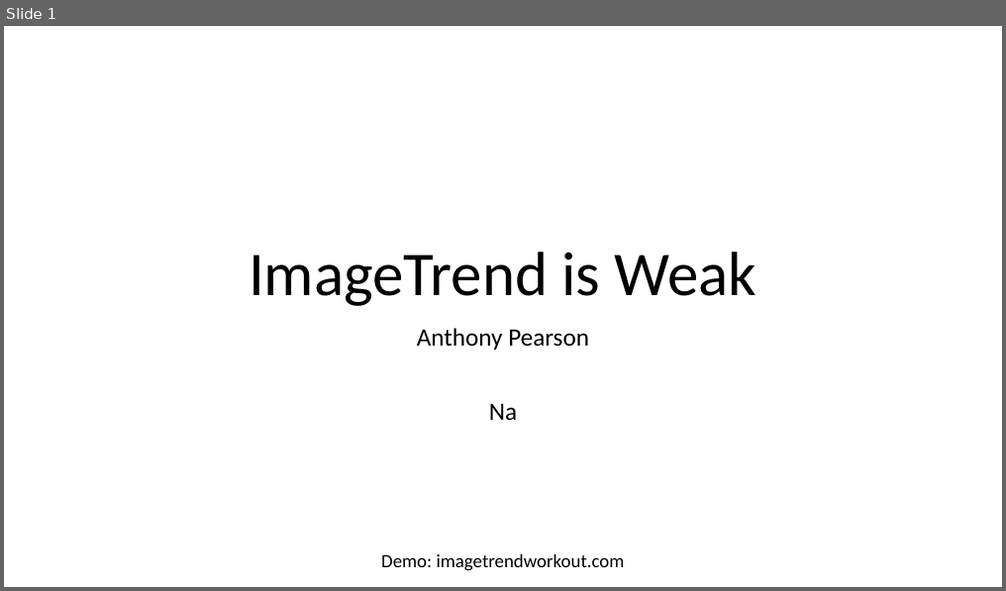
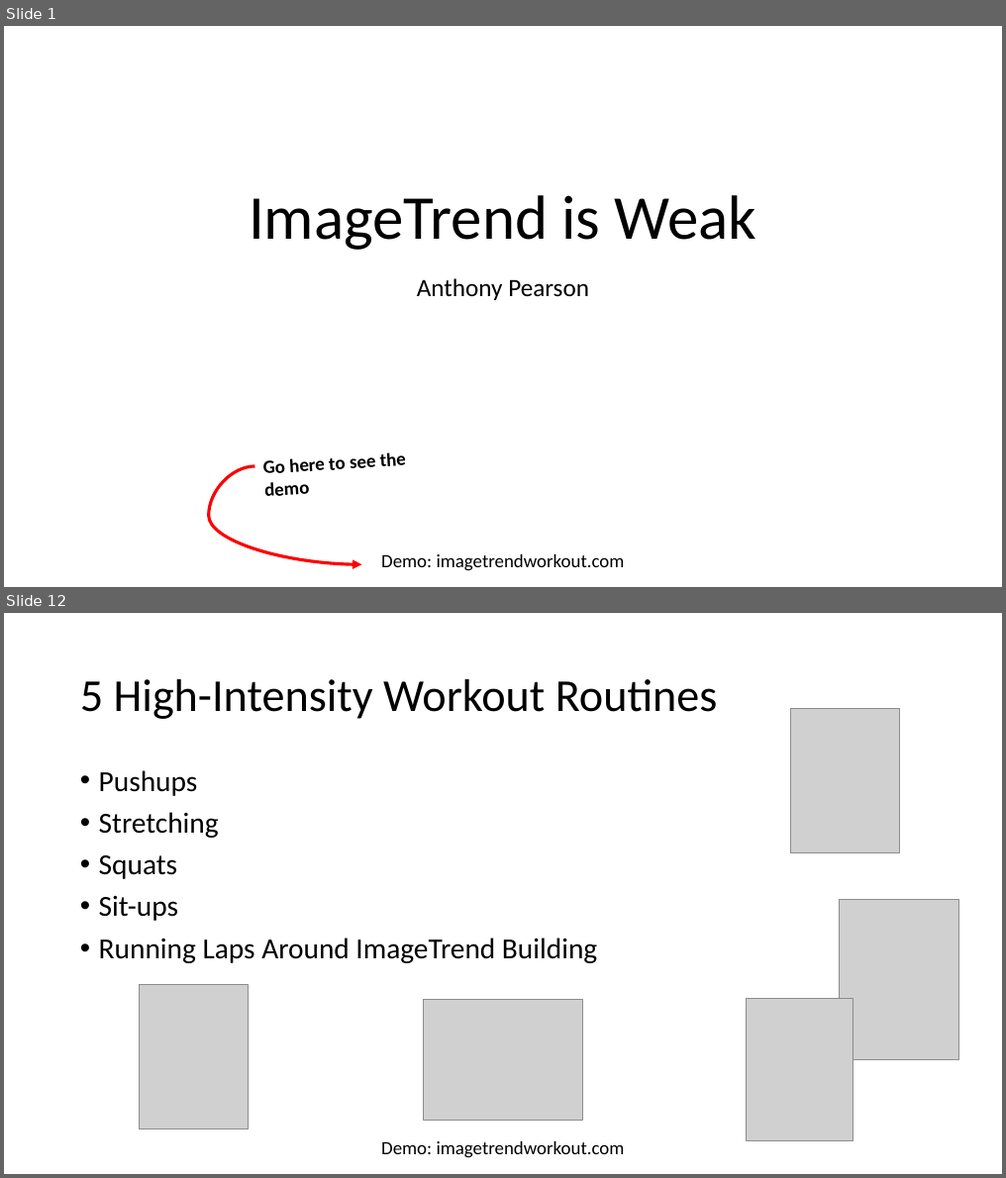
Before and after one commit to ajgoldenwings/imagetrendworkout, a slide deck: Presentation.pptx. Shown one above the other, each under a label of ours: slide 1 before the commit, slides 1 and 12 after it; the slides between them are not shown. The pictures are 1006x591 and 1006x1178 pixels, drawn with LibreOffice and Linux fonts; fonts in the diff are those of the drawing; grey boxes stand for pictures. Boxes give left, top, right and bottom in pixels: in the first picture for what was removed or moved away, otherwise in the second. Text is boxed around its words. In the diff, an @@ line names an element or a change of style, - is before the commit and + after.

```diff
--- a/Presentation.pptx
+++ b/Presentation.pptx
@@ slide 12 added at box(4, 613, 1002, 1174), background #FFFFFF; not listed: 1 template element that a slide beside it also shows @@
@@ title added at box(80, 679, 718, 719), 44 pt, text #000000 @@
+5 High-Intensity Workout Routines
@@ picture added at box(791, 709, 899, 854) @@
@@ text added at box(99, 770, 597, 963), 28 pt, text #000000 @@
+• Pushups
+• Stretching
+• Squats
+• Sit-ups
+• Running Laps Around ImageTrend Building
@@ picture added at box(839, 900, 959, 1059) @@
@@ picture added at box(140, 985, 249, 1130) @@
@@ picture added at box(746, 998, 853, 1141) @@
@@ picture added at box(423, 1000, 583, 1120) @@
@@ slide 1 changed as well @@
@@ title "ImageTrend is Weak": place and size @@
-title "ImageTrend is Weak" at box(249, 252, 757, 306)
+title "ImageTrend is Weak" at box(249, 195, 757, 250)
@@ subtitle "Anthony Pearson": place and size @@
-subtitle "Anthony Pearson" at box(417, 328, 589, 421)
+subtitle "Anthony Pearson" at box(417, 278, 589, 300)
@@ subtitle at box(489, 403, 517, 421): paragraph removed @@
-Na
@@ curved arrow added from (254, 467) to (361, 565), #FF0000 3 pt @@
@@ text added at box(263, 453, 406, 496), 18 pt, text #000000, bold @@
+Go here to see the demo
```
Also in this commit, not shown: 13 other slides added, 1 other file.
